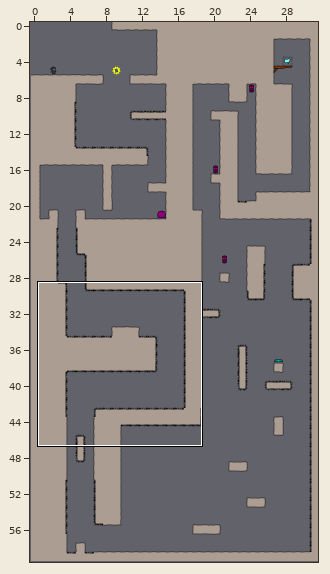
Level history. Tiled map: levelconverter/maps/n19.tmx. The picture above shows the old version from afar; the outline marks the close-up.
Close-up. Before the edit:
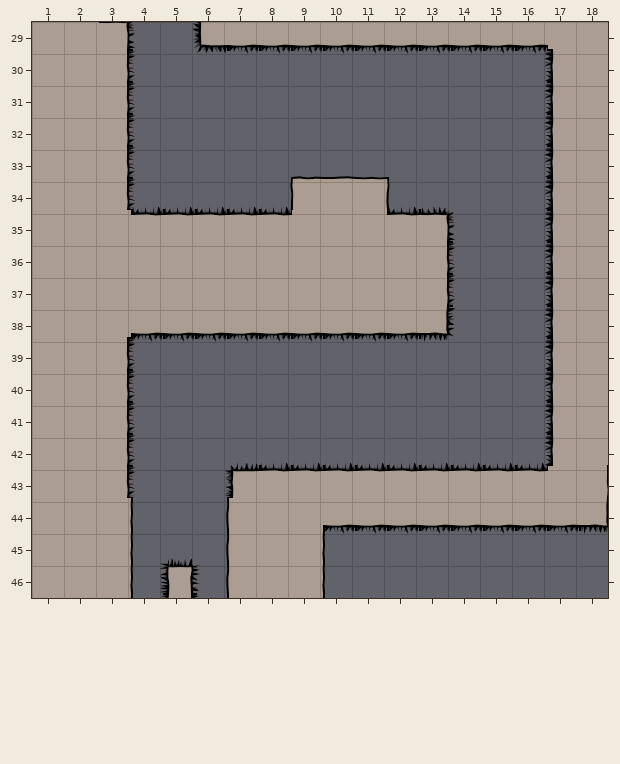
Cells are 40x40 px. Shown: x 1..18, y 29..46. The commit also changed other parts of the map, which this record leaves out.
Now the later version:
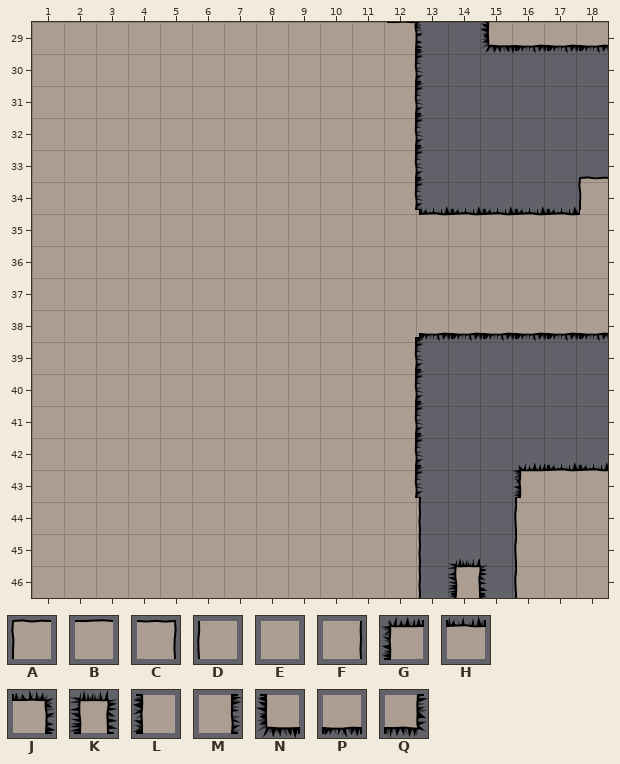
Key: from "tiles6_gapped": A 6, B 7, C 8, D 12, E 13, F 14, G 30, H 31, J 32, K 33, L 36, M 38, N 42, P 43, Q 44.
_ is an empty cell.
The edit:
{"where": "layer \"bg\""}
{"y":29,"x":3,"old":"J__NPPPPPPPPP","new":"EEEEEEEEEJ__N"}
{"y":29,"x":17,"old":"EF","new":"PP"}
{"y":30,"x":3,"old":"M_________","new":"EEEEEEEEEM"}
{"y":30,"x":17,"old":"LF","new":"__"}
{"y":31,"x":3,"old":"M_________","new":"EEEEEEEEEM"}
{"y":31,"x":17,"old":"LF","new":"__"}
{"y":32,"x":3,"old":"M_________","new":"EEEEEEEEEM"}
{"y":32,"x":17,"old":"LE","new":"__"}
{"y":33,"x":3,"old":"M_________","new":"EEEEEEEEEM"}
{"y":33,"x":17,"old":"LF","new":"__"}
{"y":34,"x":3,"old":"M_____ABC_","new":"EEEEEEEEEM"}
{"y":34,"x":17,"old":"LF","new":"_A"}
{"y":35,"x":4,"old":"HHHHH","new":"EEEEE"}
{"y":35,"x":12,"old":"HJ___LF","new":"EHHHHHE"}
{"y":36,"x":13,"old":"M___L","new":"EEEEE"}
{"y":37,"x":13,"old":"M___L","new":"EEEEE"}
{"y":38,"x":4,"old":"PPPPPPPPPQ___LF","new":"EEEEEEEEEPPPPPP"}
{"y":39,"x":3,"old":"M_________","new":"EEEEEEEEEM"}
{"y":39,"x":17,"old":"LF","new":"__"}
{"y":40,"x":3,"old":"M_________","new":"EEEEEEEEEM"}
{"y":40,"x":17,"old":"LF","new":"__"}
{"y":41,"x":3,"old":"M_________","new":"EEEEEEEEEM"}
{"y":41,"x":17,"old":"LF","new":"__"}
{"y":42,"x":3,"old":"M_________","new":"EEEEEEEEEM"}
{"y":42,"x":17,"old":"LF","new":"__"}
{"y":43,"x":3,"old":"M___GHHHHHHHHHEM","new":"EEEEEEEEEM___GHH"}
{"y":44,"x":3,"old":"F___D","new":"EEEEE"}
{"y":44,"x":10,"old":"PPPPPPPPQ","new":"EEF___DEE"}
{"y":45,"x":3,"old":"F___D","new":"EEEEE"}
{"y":45,"x":9,"old":"F___","new":"EEEF"}
{"y":45,"x":16,"old":"___","new":"DEF"}
{"y":46,"x":3,"old":"F_K_D","new":"EEEEE"}
{"y":46,"x":9,"old":"F___","new":"EEEF"}
{"y":46,"x":14,"old":"_","new":"K"}
{"y":46,"x":16,"old":"___","new":"DEF"}
